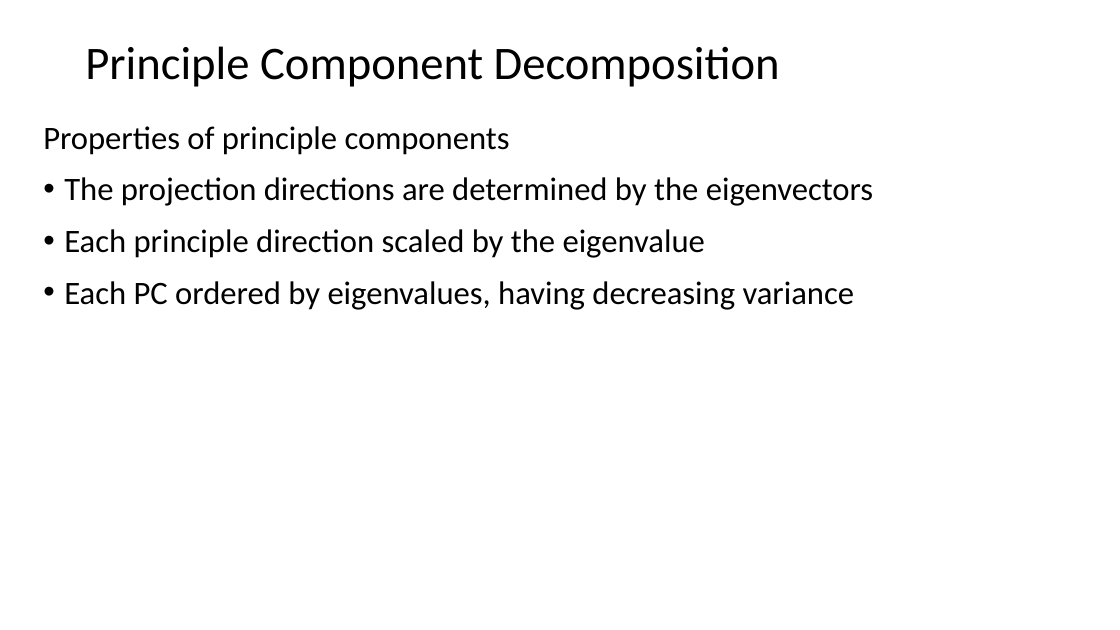
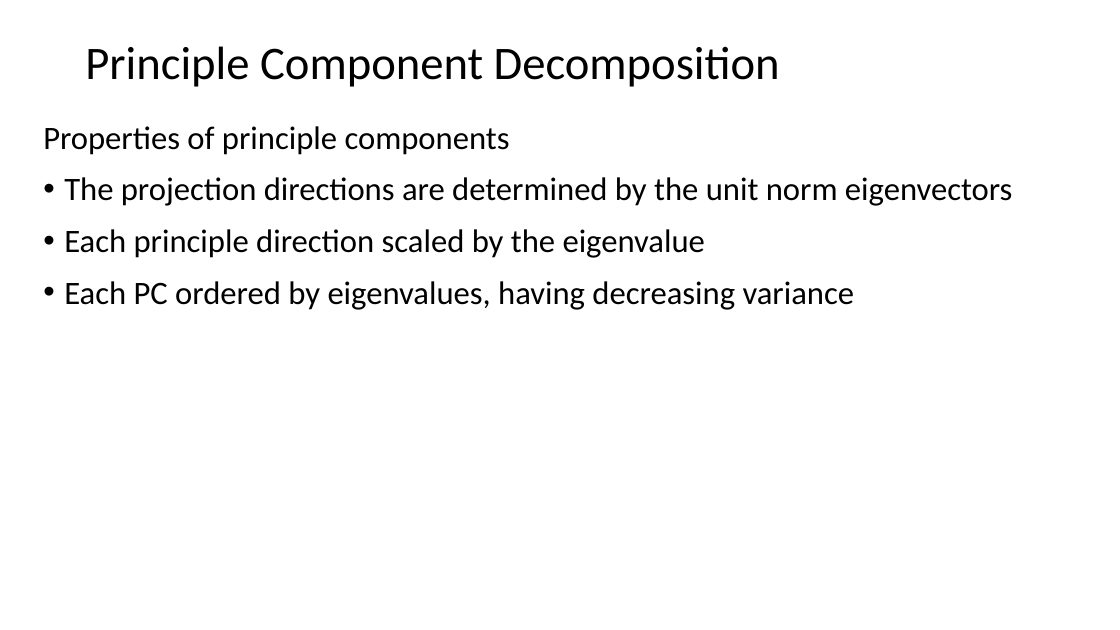
Before and after one commit to StephenElston/CSCI-E-83, a slide deck: slide 47 of SupplementaryMaterials/ReviewOfLinearAlgebra.pptx. Drawn at 1120x630 pixels with LibreOffice and Linux fonts; fonts in the diff are those of the drawing. Boxes give left, top, right and bottom in pixels: in the first picture for what was removed or moved away, otherwise in the second. Text is boxed around its words. In the diff, an @@ line names an element or a change of style, - is before the commit and + after.

```diff
--- a/SupplementaryMaterials/ReviewOfLinearAlgebra.pptx
+++ b/SupplementaryMaterials/ReviewOfLinearAlgebra.pptx
@@ text at box(64, 177, 1012, 206): text changed @@
-• The projection directions are determined by the eigenvectors
+• The projection directions are determined by the unit norm eigenvectors
```
Also in this commit, not shown: 2 other slides changed, 3 other files.
